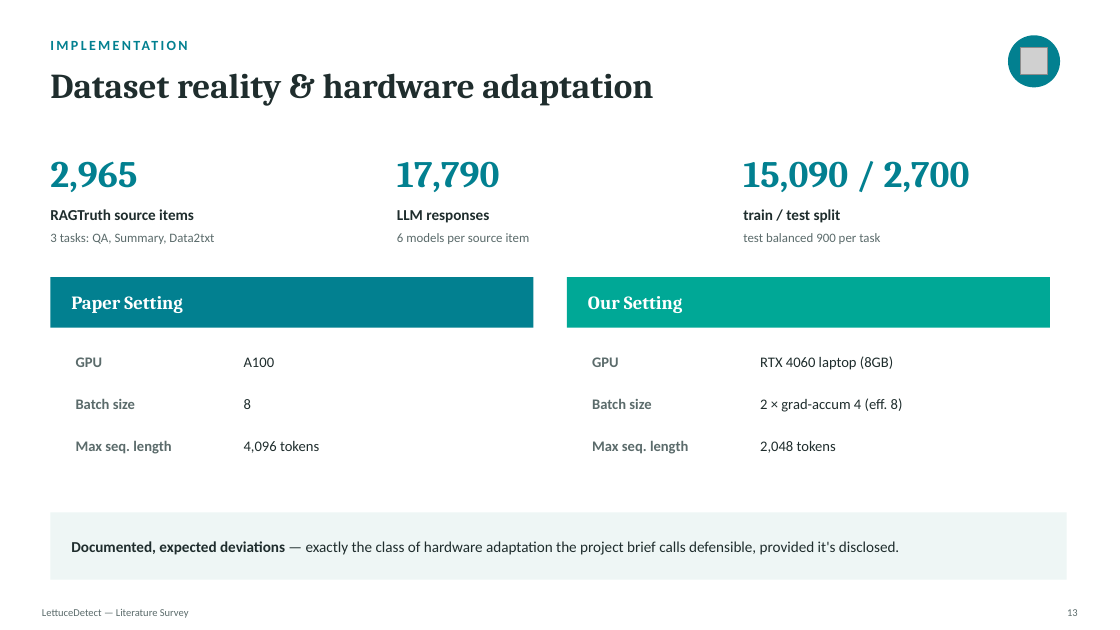
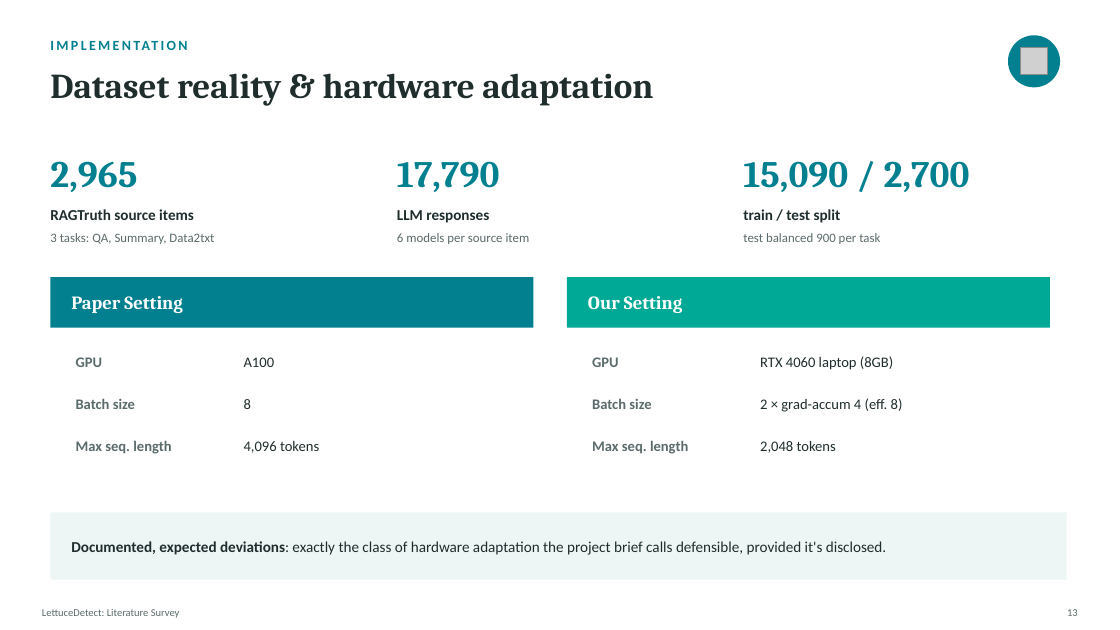
Before and after one commit to AfzalRaja001/lettucedetect-reimpl, a slide deck: slide 13 of docs/LettuceDetect_Presentation_.pptx. Drawn at 1120x630 pixels with LibreOffice and Linux fonts; fonts in the diff are those of the drawing; grey boxes stand for pictures. Boxes give left, top, right and bottom in pixels: in the first picture for what was removed or moved away, otherwise in the second. Text is boxed around its words. In the diff, an @@ line names an element or a change of style, - is before the commit and + after.

```diff
--- a/docs/LettuceDetect_Presentation_.pptx
+++ b/docs/LettuceDetect_Presentation_.pptx
@@ text at (x1=71, y1=541, x2=886, y2=555): text changed @@
-Documented, expected deviations — exactly the class of hardware adaptation the project brief calls defensible, provided it's disclosed.
+Documented, expected deviations: exactly the class of hardware adaptation the project brief calls defensible, provided it's disclosed.
@@ text at (x1=42, y1=609, x2=180, y2=618): text changed @@
-LettuceDetect — Literature Survey
+LettuceDetect: Literature Survey
```
Also in this commit, not shown: 20 other slides changed, 2 other files.
